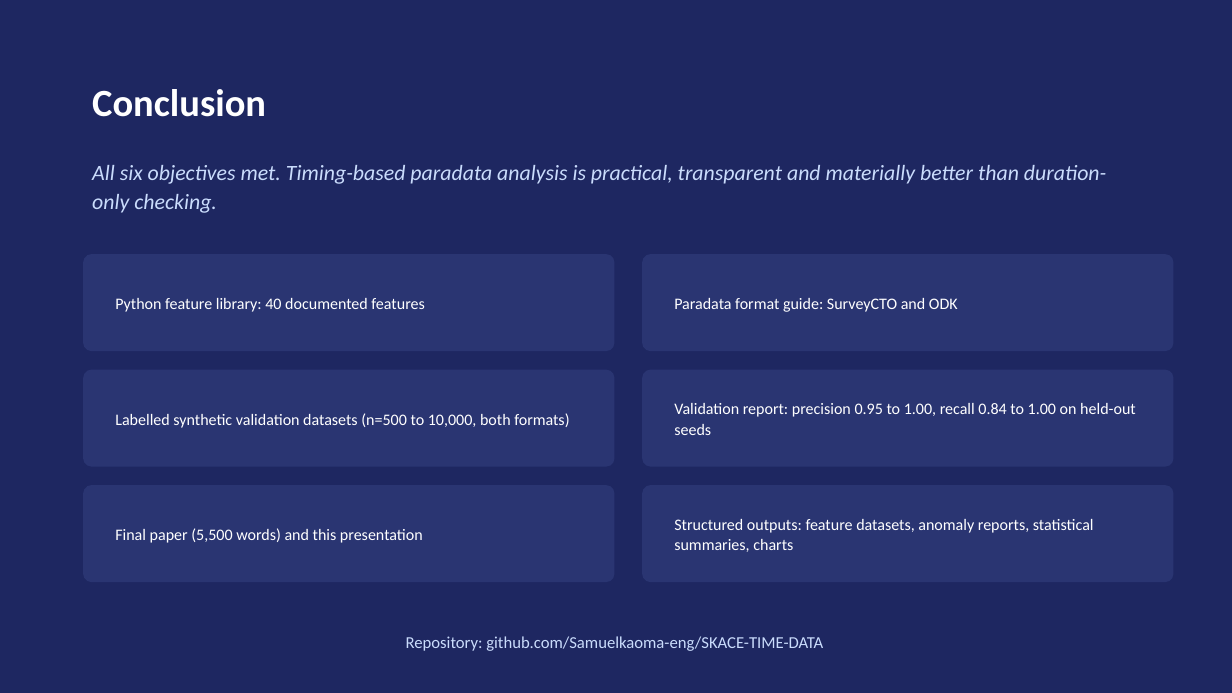
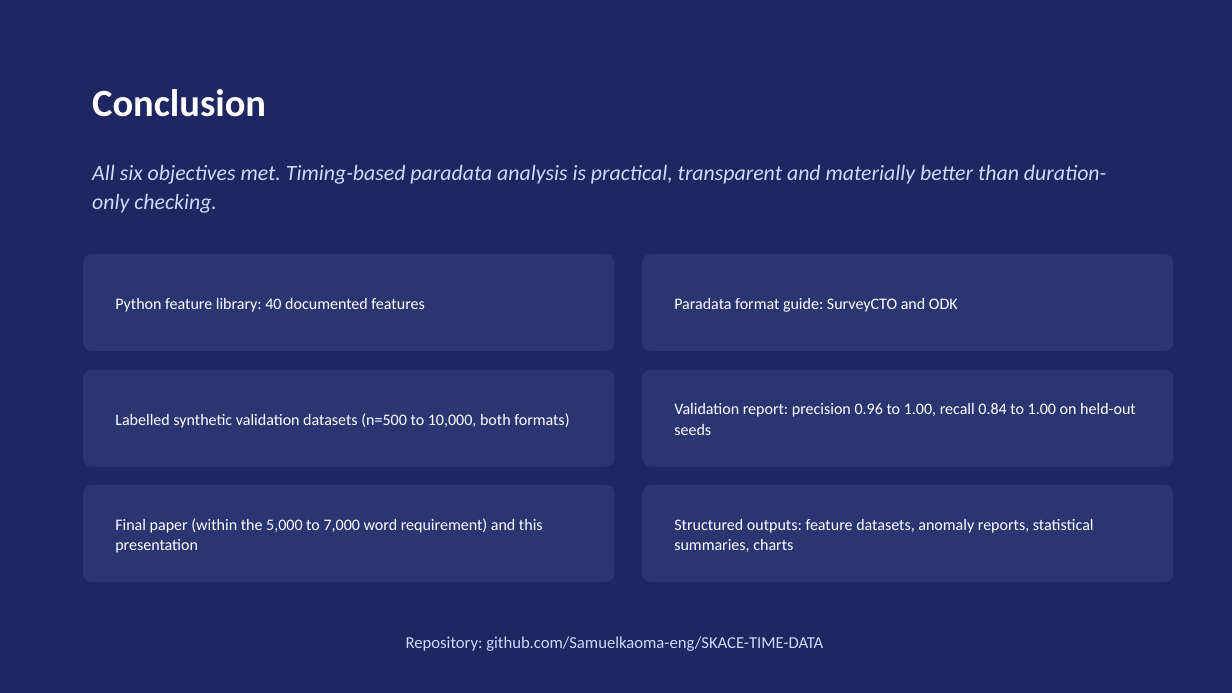
Before and after one commit to Samuelkaoma-eng/SKACE-TIME-DATA, a slide deck: slide 21 of docs/deliverables/Kaoma_Paradata_Presentation.pptx. Drawn at 1232x693 pixels with LibreOffice and Linux fonts; fonts in the diff are those of the drawing. Boxes give left, top, right and bottom in pixels: in the first picture for what was removed or moved away, otherwise in the second. Text is boxed around its words. In the diff, an @@ line names an element or a change of style, - is before the commit and + after.

```diff
--- a/docs/deliverables/Kaoma_Paradata_Presentation.pptx
+++ b/docs/deliverables/Kaoma_Paradata_Presentation.pptx
@@ text at bbox=[674, 403, 1136, 435]: text changed @@
-Validation report: precision 0.95 to 1.00, recall 0.84 to 1.00 on held-out seeds
+Validation report: precision 0.96 to 1.00, recall 0.84 to 1.00 on held-out seeds
@@ text at bbox=[115, 518, 543, 553]: text changed @@
-Final paper (5,500 words) and this presentation
+Final paper (within the 5,000 to 7,000 word requirement) and this presentation
```
Also in this commit, not shown: 2 other slides changed.
